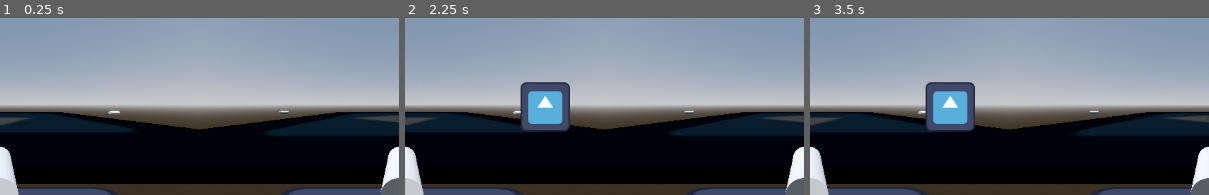
Above: before the commit, frames 1-3 (left to right).
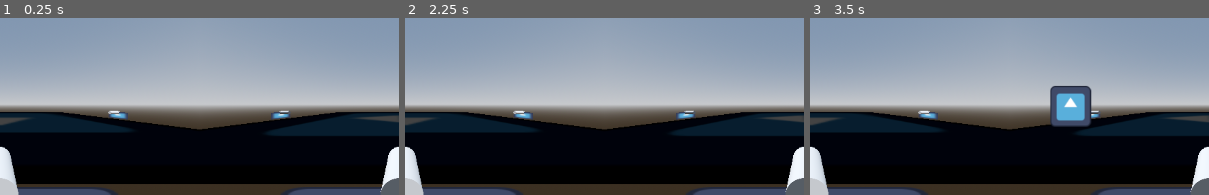
Above: after the commit, the same moments.

Repository: johncoffee/ngj-2024
Game: Godot game, scene res://maps/sandbox.tscn
Two runs of this game, one before a commit and one after it. Both use one fixed random seed, a clock stepped at 60 frames per second and the inputs below. The project has no main scene, so this scene is started directly. The engine's default icon, where the game draws it, is replaced by a stand-in: a white triangle on a blue panel in a dark square.
Inputs:
- Up to frame 1 (0.25 s): no input
- Up to frame 2 (2.25 s): tap Enter at 0.5, 2 s; tap Space at 1.25 s
- Up to frame 3 (3.5 s): tap Space at 2.75 s
The pictures show only the part of the screen within x 25-75%, y 12-62%; the shares and areas given below are measured in that part.

The runs differ from the first frame. In frame 1, 0.3% of the frame differs, in the area x 27-73%, y 53-58%; in frame 2, 3.6%; in frame 3, 5.9%, in the area x 27-73%, y 36-65%.

Commit message:
added shooting (sorta)

Diff:
--- a/enemies/enemy.gd
+++ b/enemies/enemy.gd
@@ -3,9 +3,3 @@
 
 func set_visibility(layers: int) -> void:
     $Sprite3D.layers = layers
-
-
-# TEMPORARY
-func _ready() -> void:
-    set_visibility(1 << 1)
-    create_tween().set_loops().tween_callback(func(): set_visibility([1 << 1, 1 << 2].pick_random())).set_delay(2)
--- a/enemies/spanwer.gd
+++ b/enemies/spanwer.gd
@@ -6,12 +6,12 @@
 
     create_tween().set_loops() \
         .tween_callback(func(): spawn({"index": 0, "position": Vector3(lerpf(-5, 5, randf()), 0, lerp(-5, 5, randf()))})) \
-        .set_delay(2.0)
+        .set_delay(3.0)
 
 
 func _spawn(params) -> Node:
     var scene = load(get_spawnable_scene(params.index))
     var instance: Node3D = scene.instantiate()
     instance.position = params.position
-    instance.set_visibility([1 << 1, 1 << 2].pick_random())
+    instance.set_visibility(1 << (1 + range(get_parent().local_player_count).pick_random()))
     return instance
--- a/player.gd
+++ b/player.gd
@@ -15,9 +15,13 @@
 func _ready() -> void:
     $Camera.current = false
     $Camera.cull_mask = 0b1 | 1 << player_id
-    $View/Sprite3D.layers = (1 << player_id)
 
 
 func _process(delta: float) -> void:
     var movement_input: = Input.get_axis(move_left_action, move_right_action)
     progress += movement_input * speed * delta
+
+    if Input.is_action_just_pressed(shoot_action):
+        var collider = $RayCast.get_collider()
+
+        if collider: collider.free()
--- a/player.tscn
+++ b/player.tscn
@@ -38,3 +38,7 @@
 [node name="CollisionShape3D" type="CollisionShape3D" parent="Area3D"]
 transform = Transform3D(1, 0, 0, 0, 1, 0, 0, 0, 1, 0, 0.219665, 0)
 shape = SubResource("BoxShape3D_4xuhm")
+
+[node name="RayCast" type="RayCast3D" parent="."]
+transform = Transform3D(1, 0, 0, 0, 1, 0, 0, 0, 1, 0.108728, 0.337792, 0)
+target_position = Vector3(20, 2.08165e-12, 2.08165e-12)
--- a/ui/split_screen.tscn
+++ b/ui/split_screen.tscn
@@ -26,7 +26,7 @@
 
 [node name="Viewport" type="SubViewport" parent="TopLayer/Player1"]
 handle_input_locally = false
-size = Vector2i(2, 2)
+size = Vector2i(576, 324)
 size_2d_override_stretch = true
 render_target_update_mode = 4
 
@@ -39,7 +39,7 @@
 
 [node name="Viewport" type="SubViewport" parent="TopLayer/Player2"]
 handle_input_locally = false
-size = Vector2i(2, 2)
+size = Vector2i(576, 324)
 size_2d_override_stretch = true
 render_target_update_mode = 4
 
@@ -58,7 +58,7 @@
 
 [node name="Viewport" type="SubViewport" parent="BottomLayer/Player3"]
 handle_input_locally = false
-size = Vector2i(2, 2)
+size = Vector2i(576, 324)
 size_2d_override_stretch = true
 render_target_update_mode = 4
 
@@ -71,6 +71,6 @@
 
 [node name="Viewport" type="SubViewport" parent="BottomLayer/Player4"]
 handle_input_locally = false
-size = Vector2i(2, 2)
+size = Vector2i(576, 324)
 size_2d_override_stretch = true
 render_target_update_mode = 4
